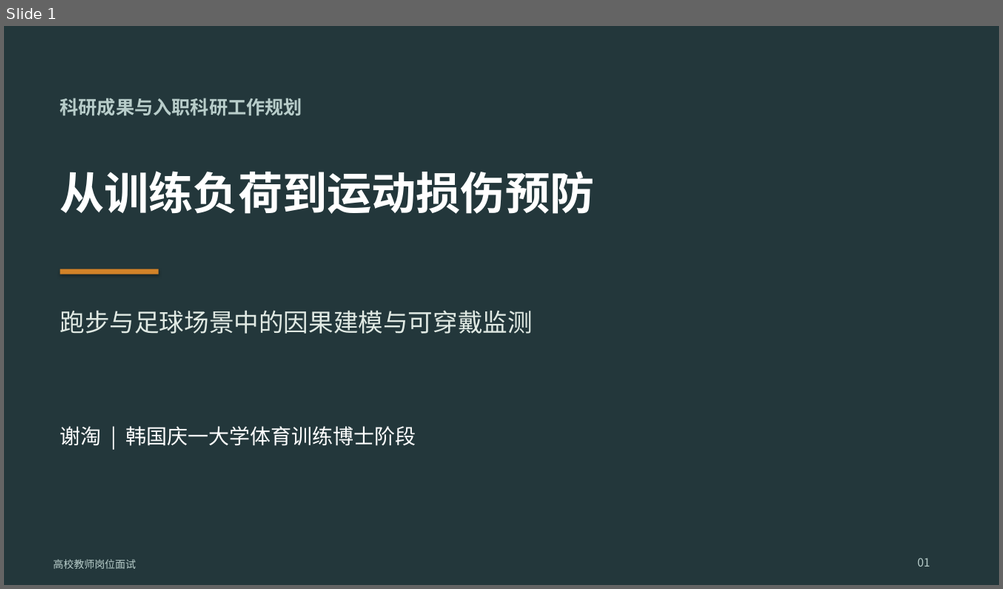
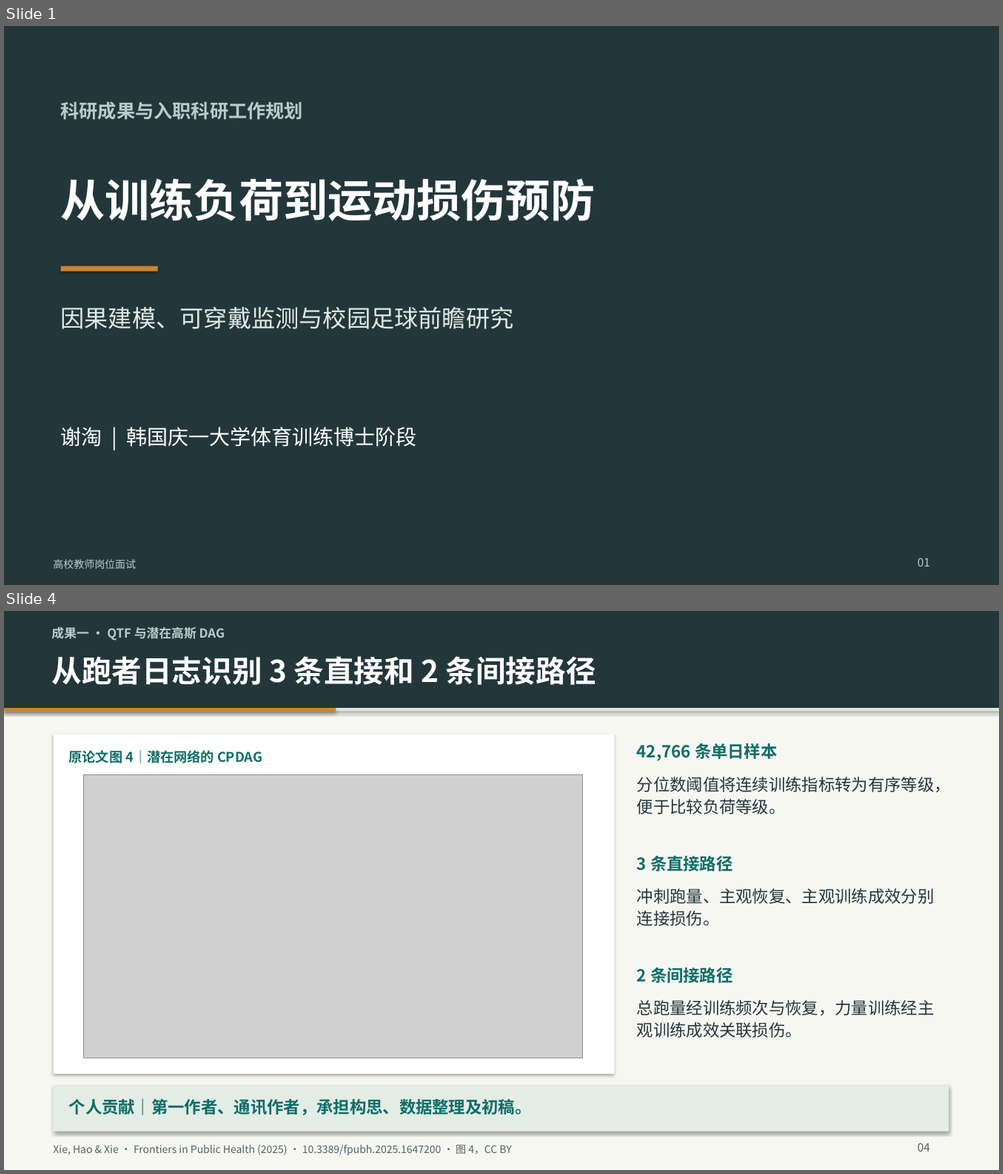
Before and after one commit to TaoXyjammy/DoctorLecture, a slide deck: 谢淘-高校面试科研汇报.pptx. Shown one above the other, each under a label of ours: slide 1 before the commit, slides 1 and 4 after it; the slides between them are not shown. The pictures are 1003x589 and 1003x1174 pixels, drawn with LibreOffice and Linux fonts; fonts in the diff are those of the drawing; grey boxes stand for pictures. Boxes give left, top, right and bottom in pixels: in the first picture for what was removed or moved away, otherwise in the second. Text is boxed around its words. In the diff, an @@ line names an element or a change of style, - is before the commit and + after.

Commit message:
Expand research interview deck with paper figures and research plans

```diff
--- a/谢淘-高校面试科研汇报.pptx
+++ b/谢淘-高校面试科研汇报.pptx
@@ slide 4 added at (x1=4, y1=611, x2=999, y2=1170), background #F7F7F2 @@
@@ rectangle added at (x1=4, y1=611, x2=999, y2=708), fill #23373B @@
@@ text added at (x1=51, y1=627, x2=225, y2=641), 12 pt, text #B8CDCA, bold @@
+成果一 · QTF 与潜在高斯 DAG
@@ text added at (x1=51, y1=656, x2=596, y2=685), 29 pt, text #FFFFFF, bold @@
+从跑者日志识别 3 条直接和 2 条间接路径
@@ rectangle added at (x1=4, y1=708, x2=999, y2=711), fill #DCE4DE @@
@@ rectangle added at (x1=4, y1=708, x2=336, y2=711), fill #D28228 @@
@@ rectangle added at (x1=54, y1=734, x2=614, y2=1074), fill #FFFFFF @@
@@ text added at (x1=637, y1=743, x2=777, y2=761), 16 pt, text #116D68, bold @@
+42,766 条单日样本
@@ text added at (x1=69, y1=750, x2=262, y2=763), 13 pt, text #116D68, bold @@
+原论文图 4｜潜在网络的 CPDAG
@@ picture added at (x1=84, y1=775, x2=582, y2=1059) @@
@@ text added at (x1=637, y1=777, x2=950, y2=815), 16 pt, text #23373B @@
+分位数阈值将连续训练指标转为有序等级，便于比较负荷等级。
@@ text added at (x1=637, y1=856, x2=733, y2=871), 16 pt, text #116D68, bold @@
+3 条直接路径
@@ text added at (x1=637, y1=889, x2=934, y2=926), 16 pt, text #23373B @@
+冲刺跑量、主观恢复、主观训练成效分别连接损伤。
@@ text added at (x1=637, y1=968, x2=733, y2=983), 16 pt, text #116D68, bold @@
+2 条间接路径
@@ text added at (x1=637, y1=1000, x2=934, y2=1038), 16 pt, text #23373B @@
+总跑量经训练频次与恢复，力量训练经主观训练成效关联损伤。
@@ rectangle added at (x1=54, y1=1086, x2=948, y2=1132), fill #E3ECE5 @@
@@ text added at (x1=69, y1=1099, x2=532, y2=1116), 16 pt, text #116D68, bold @@
+个人贡献｜第一作者、通讯作者，承担构思、数据整理及初稿。
@@ text added at (x1=917, y1=1143, x2=930, y2=1152), 11 pt, text #506364 @@
+04
@@ text added at (x1=53, y1=1145, x2=511, y2=1156), 10 pt, text #506364 @@
+Xie, Hao & Xie · Frontiers in Public Health (2025) · 10.3389/fpubh.2025.1647200 · 图 4，CC BY
@@ slide 1 changed as well @@
@@ text "科研成果与入职科研工作规划" moved from (x1=60, y1=98, x2=303, y2=116) to (x1=61, y1=101, x2=304, y2=119) @@
@@ text "从训练负荷到运动损伤预防" moved from (x1=60, y1=171, x2=595, y2=214) to (x1=61, y1=178, x2=595, y2=221) @@
@@ rectangle moved from (x1=60, y1=269, x2=159, y2=275) to (x1=61, y1=266, x2=158, y2=272) @@
@@ text at (x1=61, y1=307, x2=514, y2=329): text changed; size 24 to 23 pt @@
-跑步与足球场景中的因果建模与可穿戴监测
+因果建模、可穿戴监测与校园足球前瞻研究
```
Also in this commit, not shown: 6 other slides changed, 9 other slides added, 4 slides removed.
